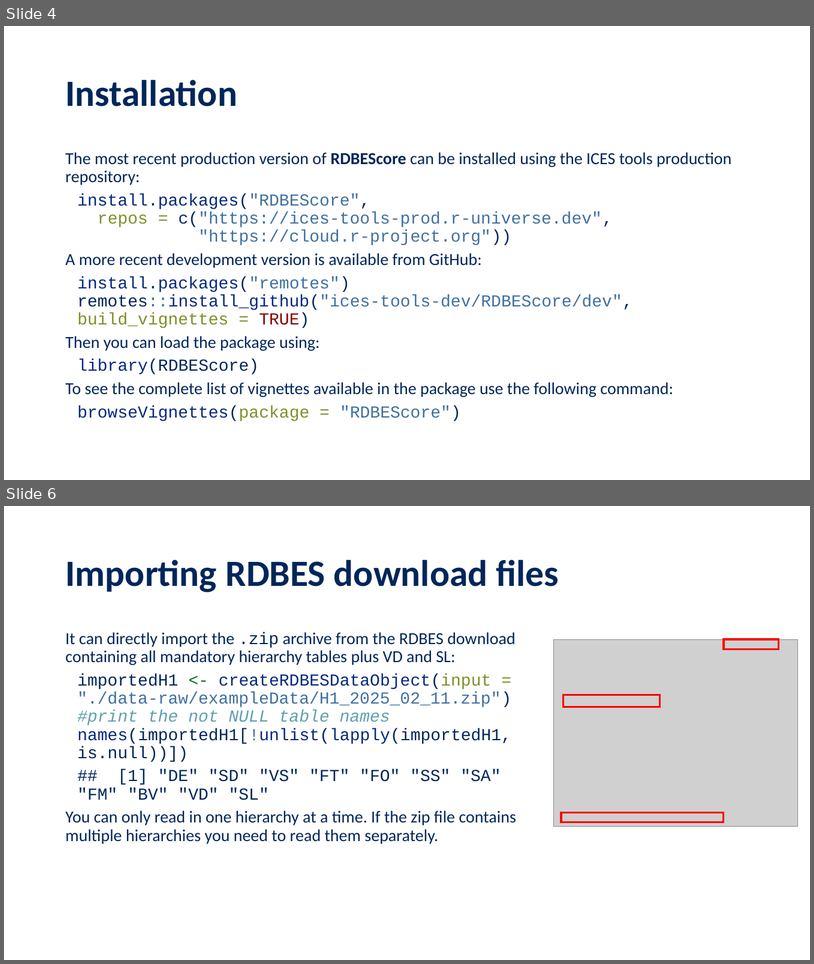
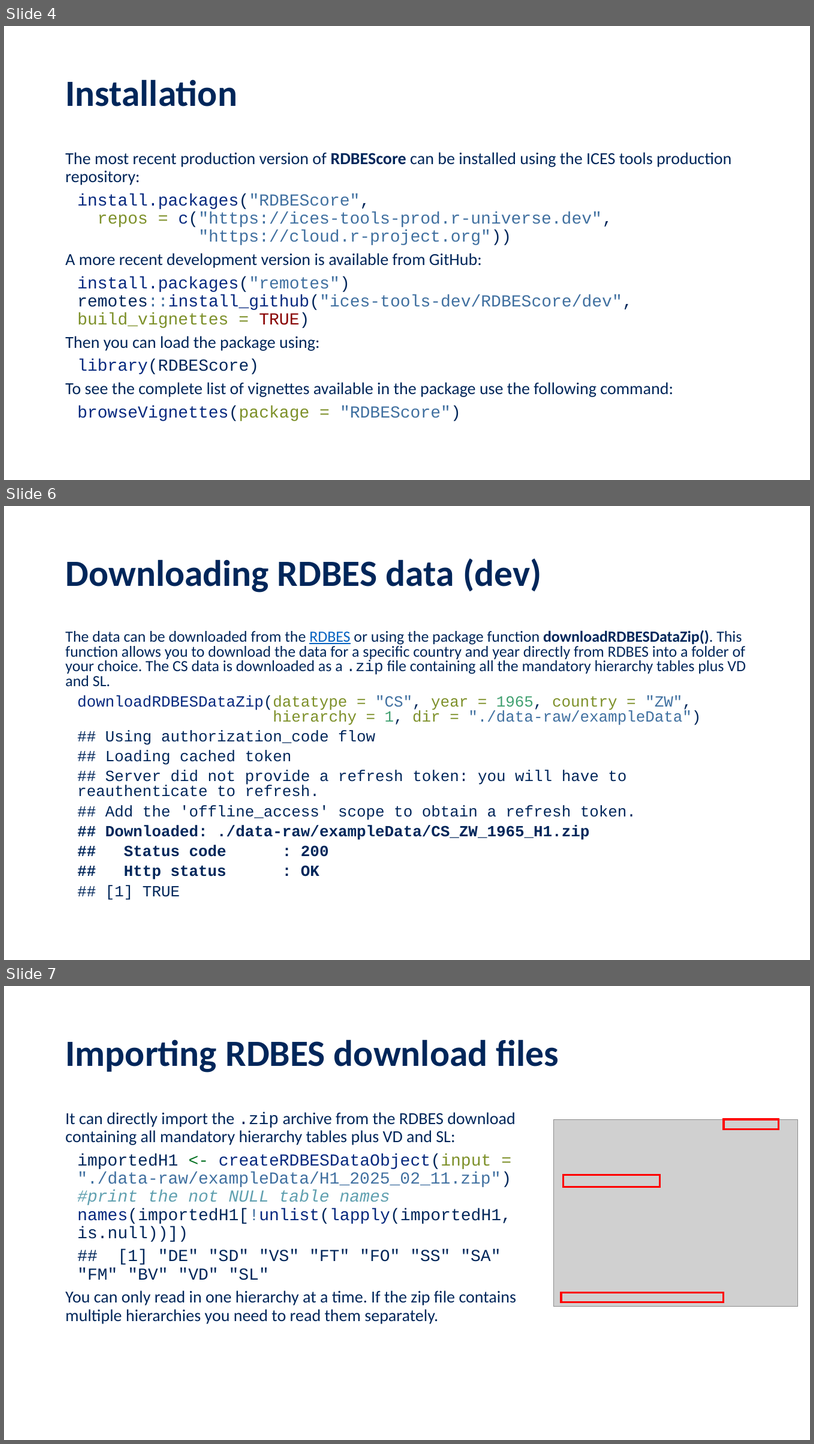
Before and after one commit to ices-tools-dev/RDBEScore, a slide deck: WGRDBES-EST/presentations/package_overview_11-03-2026.pptx. Shown one above the other, each under a label of ours: slides 4 and 6 before the commit, slides 4, 6 and 7 after it; the slides between them are not shown. The pictures are 814x964 and 814x1444 pixels, drawn with LibreOffice and Linux fonts; fonts in the diff are those of the drawing; grey boxes stand for pictures; background and template pictures are left out. Boxes give left, top, right and bottom in pixels: in the first picture for what was removed or moved away, otherwise in the second. Text is boxed around its words. In the diff, an @@ line names an element or a change of style, - is before the commit and + after.

```diff
--- a/WGRDBES-EST/presentations/package_overview_11-03-2026.pptx
+++ b/WGRDBES-EST/presentations/package_overview_11-03-2026.pptx
@@ slide 6 added at (x1=4, y1=506, x2=810, y2=960), background picture (left out) @@
@@ title added at (x1=65, y1=558, x2=542, y2=592), 44 pt, text #00265A, bold @@
+Downloading RDBES data (dev)
@@ text added at (x1=65, y1=630, x2=746, y2=900), 18.5 pt, text #00265A @@
+The data can be downloaded from the RDBES or using the package function downloadRDBESDataZip(). This function allows you to download the data for a specific country and year directly from RDBES into a folder of your choice. The CS data is downloaded as a .zip file containing all the mandatory hierarchy tables plus VD and SL.
+downloadRDBESDataZip(datatype = "CS", year = 1965, country = "ZW",
+hierarchy = 1, dir = "./data-raw/exampleData")
+## Using authorization_code flow
+## Loading cached token
+## Server did not provide a refresh token: you will have to reauthenticate to refresh.
+## Add the 'offline_access' scope to obtain a refresh token.
+## Downloaded: ./data-raw/exampleData/CS_ZW_1965_H1.zip
+## Status code : 200
+## Http status : OK
+## [1] TRUE
@@ what was slide 6 is now slide 7 @@
```
Also in this commit, not shown: 1 slide changed, 1 other file.
